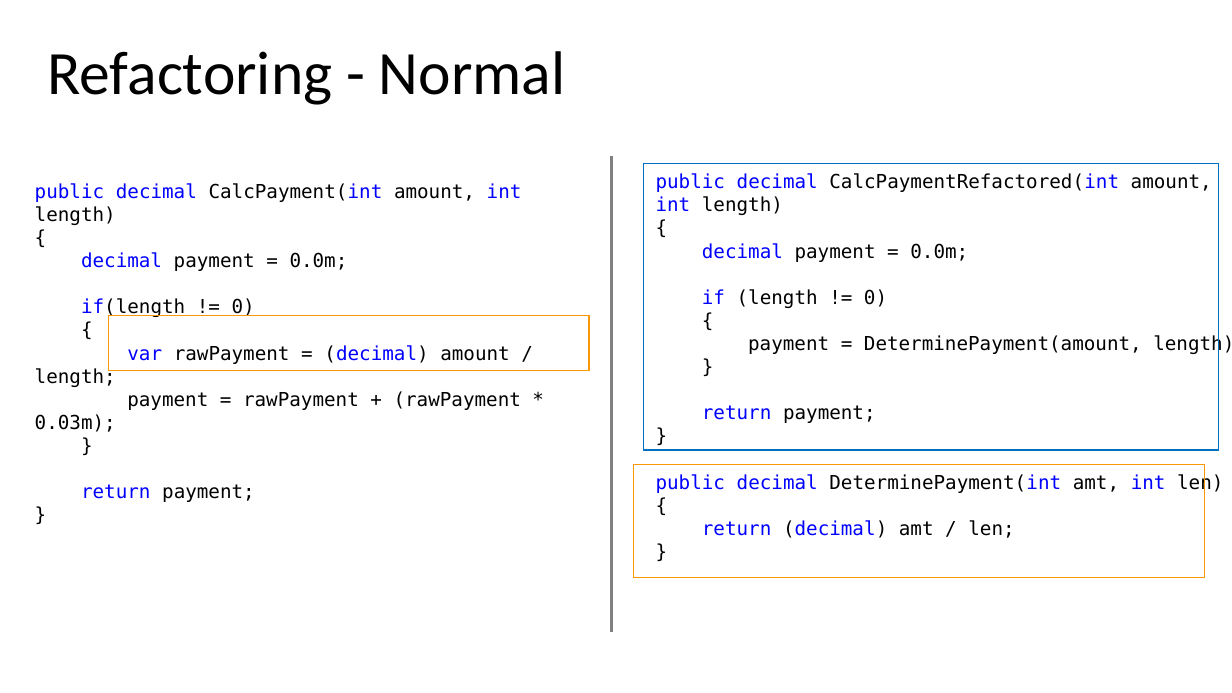
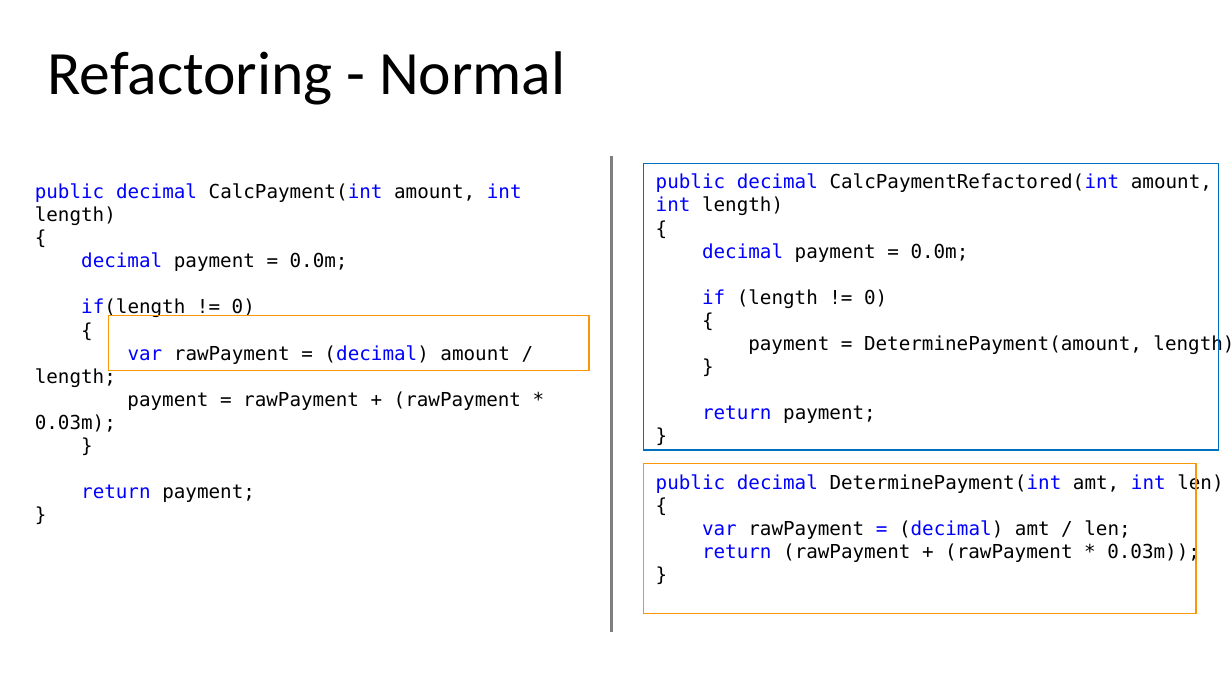
Before and after one commit to haled/FunctionalCSharp, a slide deck: slide 28 of Functional_Programming_Techniques_in_C#.pptx. Drawn at 1232x693 pixels with LibreOffice and Linux fonts; fonts in the diff are those of the drawing. Boxes give left, top, right and bottom in pixels: in the first picture for what was removed or moved away, otherwise in the second. Text is boxed around its words. In the diff, an @@ line names an element or a change of style, - is before the commit and + after.

```diff
--- a/Functional_Programming_Techniques_in_C#.pptx
+++ b/Functional_Programming_Techniques_in_C#.pptx
@@ rectangle: place and size @@
-rectangle at (633,464,1205,578)
+rectangle at (643,464,1196,614)
@@ text at (702,520,1200,563): text changed; text colour #0000FF to #000000 @@
-return (decimal) amt / len;
+var rawPayment = (decimal) amt / len;
+return (rawPayment + (rawPayment * 0.03m));
```
Also in this commit, not shown: 11 other slides changed, 1 slide added, 1 slide removed, 1 other file.
